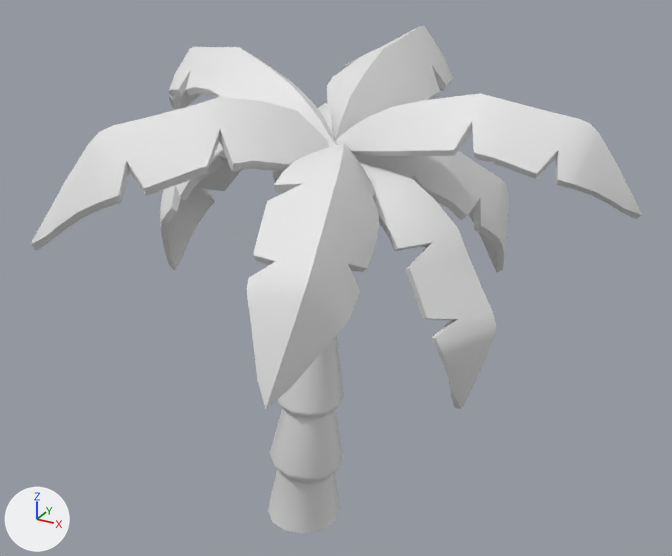
Two versions of the glTF model src/assets/glb/kits/pirate/environment/PalmTree_3.glb, one commit apart.
Rendered twice from a 50 mm lens placed at (236.0, -392.0, 349.0), pointed at (9.0, 21.0, 143.0). Lighting does not change. The marker at lower left points along +X, +Y and +Z. The first picture is the older version. Where no turn or scale is listed for an object, it has been applied to the vertices.

The first picture shows 'Environment_PalmTree_3'.
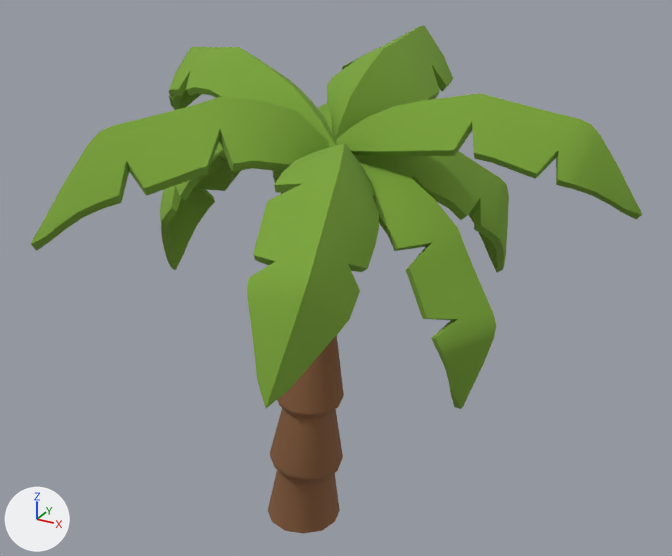
The newer file is also rescaled (x0.01) as a whole; pictures and numbers use the older file's frame.

Pixel boxes (x1, y1, x2, y2) of what changed, in the pictures (672 x 556 px):
'Environment_PalmTree_3', surface changed (white to green)
    both: (31, 25, 642, 534)

The edits, one by one:
Picture 'Atlas_Pirate' (img_atlas_pirate) is new.
In material 'Atlas' (mat_atlas), base_color is no longer (0.8, 0.8, 0.8), white #e7e7e7.
In material 'Atlas' (mat_atlas), texture is now set to img_atlas_pirate.
In material 'Atlas' (mat_atlas), roughness goes from 0.553 to 1.0.
